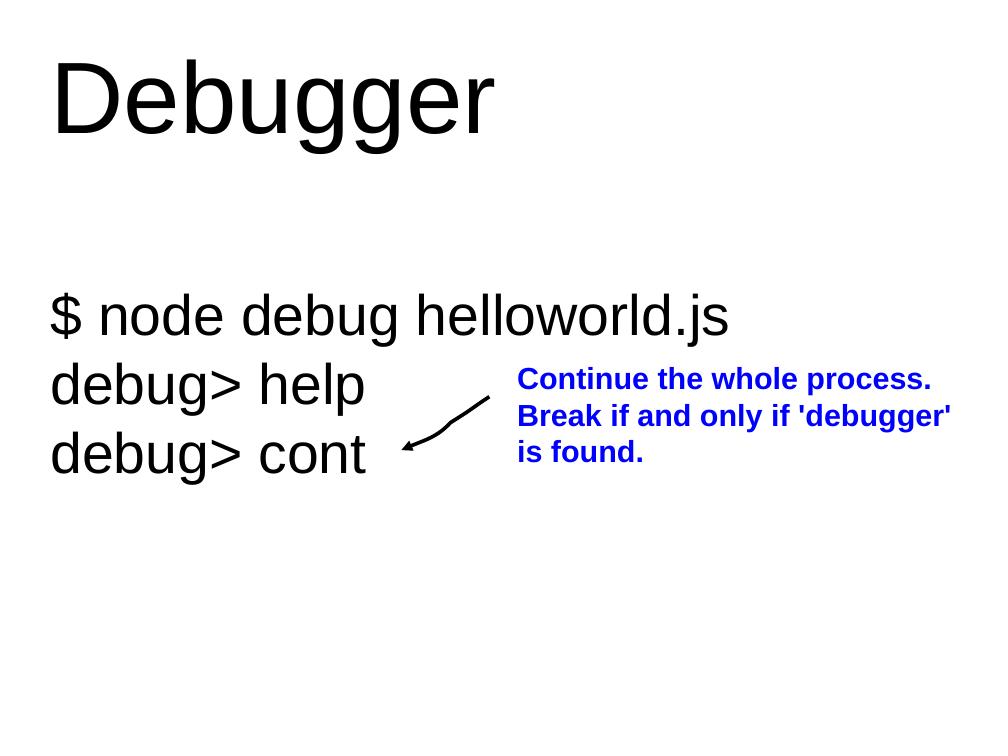
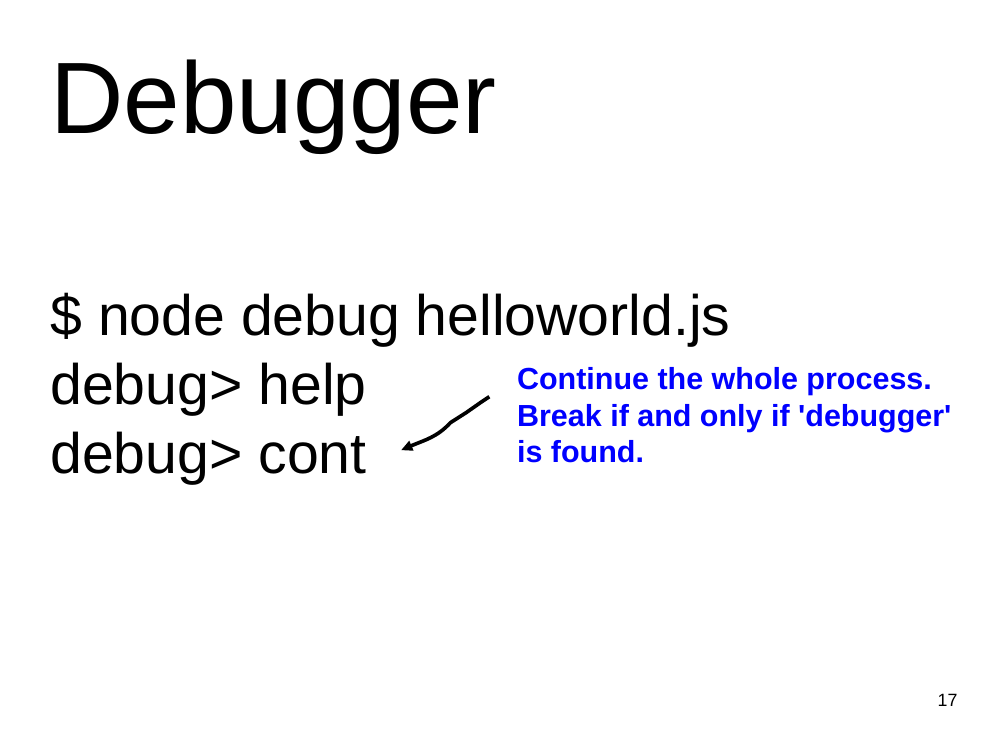
Before and after one commit to killedbymemory/subali-node-talks, a slide deck: slide 17 of nodejs.odp. Drawn at 1008x756 pixels with LibreOffice and Linux fonts; fonts in the diff are those of the drawing. Boxes give left, top, right and bottom in pixels: in the first picture for what was removed or moved away, otherwise in the second. Text is boxed around its words. In the diff, an @@ line names an element or a change of style, - is before the commit and + after.

```diff
--- a/nodejs.odp
+++ b/nodejs.odp
@@ page number added at [938,693,958,706], 14 pt, text #000000 @@
+17
```
Also in this commit, not shown: 19 other slides changed, 1 slide added.
